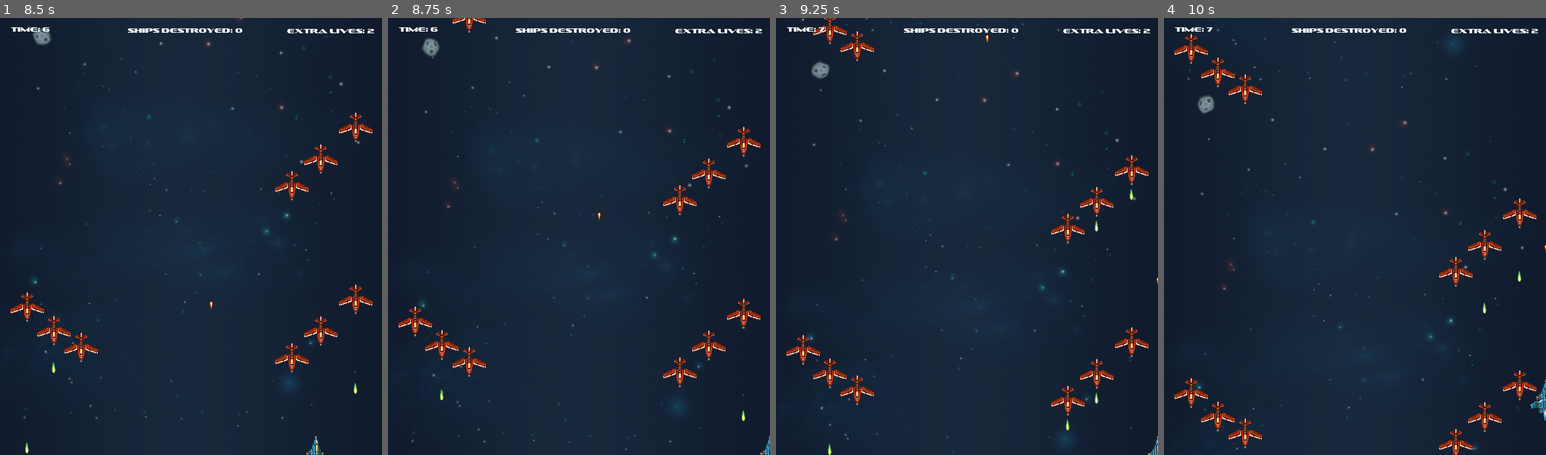
Above: before the commit, frames 1-4 (left to right).
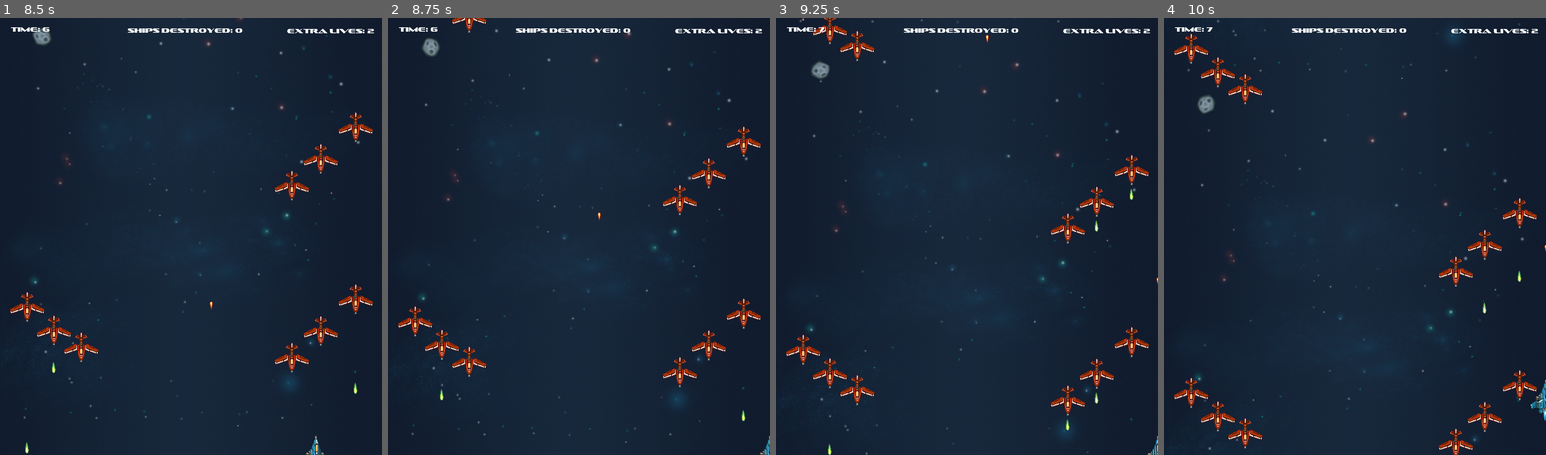
Above: after the commit, the same moments.

Repository: jdibble21/FP-Space-Odyssey
Game: Godot game, scene res://src/Menu.tscn
Two runs of this game, one before a commit and one after it. Both use one fixed random seed, a clock stepped at 60 frames per second and the inputs below. Sound files missing from this copy of the repository are replaced by a short silence.
Inputs (mouse positions are in pixels of both pictures, inside the frame that each line leads up to):
- Up to frame 1 (8.5 s): click "PLAY!" at 0.5 s; click "PLAY!" at 1.25 s; click "Level One" at 2 s; move the mouse to (275, 214) at 2.77 s; press the mouse at (275, 214) at 2.78 s; hold D (move_right) 2.78-3.53 s; move the mouse to (114, 258) at 3.52 s; release the mouse at (114, 258) at 3.53 s; hold S (move_down) 3.53-4.28 s; click (114, 258) at 3.6 s; move the mouse to (229, 140) at 4.27 s; press the mouse at (229, 140) at 4.28 s; hold D (move_right) 4.28-5.03 s; move the mouse to (171, 323) at 5.02 s; release the mouse at (171, 323) at 5.03 s; hold W (move_up) 5.03-5.78 s; click (171, 323) at 5.1 s; move the mouse to (305, 302) at 5.77 s; press the mouse at (305, 302) at 5.78 s; hold A (move_left) 5.78-7.28 s; move the mouse to (76, 170) at 6.52 s; release the mouse at (76, 170) at 6.53 s; click (76, 170) at 6.6 s; move the mouse to (210, 236) at 7.27 s; press the mouse at (210, 236) at 7.28 s; hold S (move_down) 7.28-8.03 s; move the mouse to (133, 127) at 8.02 s; release the mouse at (133, 127) at 8.03 s; hold D (move_right) from 8.03 s (still down); click (133, 127) at 8.1 s
- Up to frame 2 (8.75 s): keep holding D (move_right)
- Up to frame 3 (9.25 s): move the mouse to (1051, 214) at 8.77 s; release D (move_right) at 8.78 s; press the mouse at (1051, 214) at 8.78 s; hold W (move_up) from 8.78 s (still down)
- Up to frame 4 (10 s): move the mouse to (1278, 258) at 9.52 s; release W (move_up) at 9.53 s; release the mouse at (1278, 258) at 9.53 s; hold D (move_right) from 9.53 s (still down); click (1278, 258) at 9.6 s

Frame 1 is identical in both runs. In frame 2, 0.5% of the frame differs, in the area x 6-95%, y 2-99%; in frame 3, 0.5%; in frame 4, 0.6%, in the area x 6-95%, y 0-99%.

Commit message:
Fix glitchy background

Diff:
--- a/project/src/LevelOne/LevelOne.gd
+++ b/project/src/LevelOne/LevelOne.gd
@@ -34,7 +34,7 @@
 
 func _physics_process(_delta):
 	if _scrolling_enabled:
-		if _background.position.y >= 800:
+		if _background.position.y >= 815:
 			_background.motion_offset.y = 0
 		_background.motion_offset.y += SPEED
 	$HUD/TimeLabel.text = "TIME: " + str(_HUD.rounded_time)
